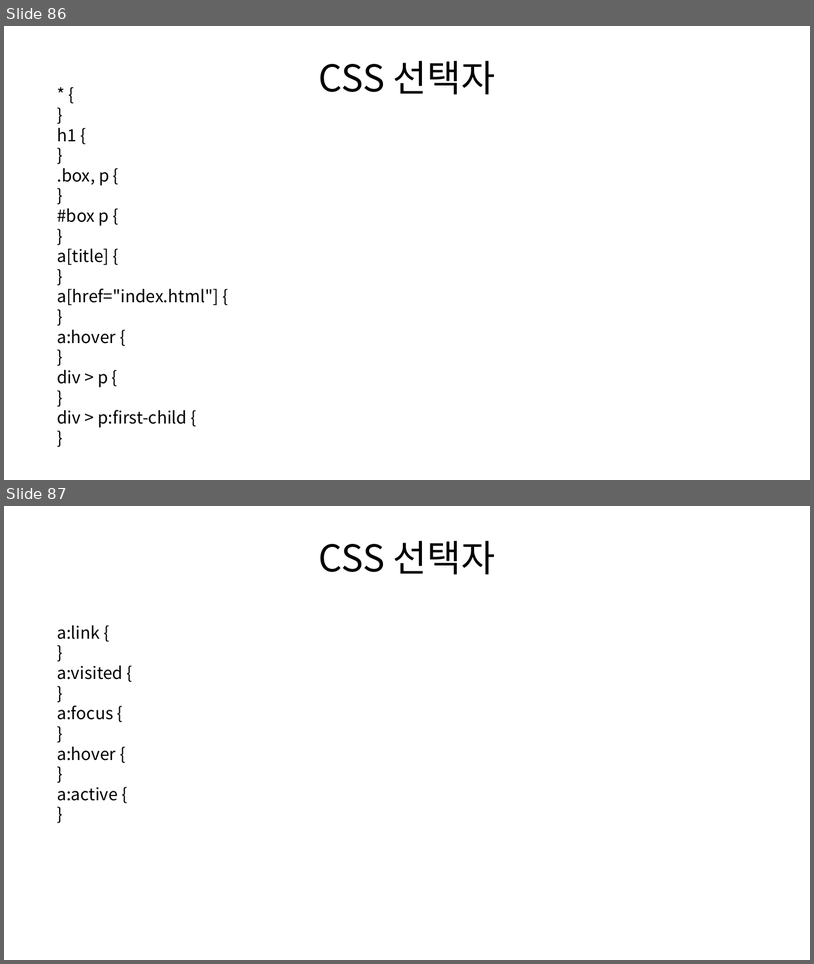
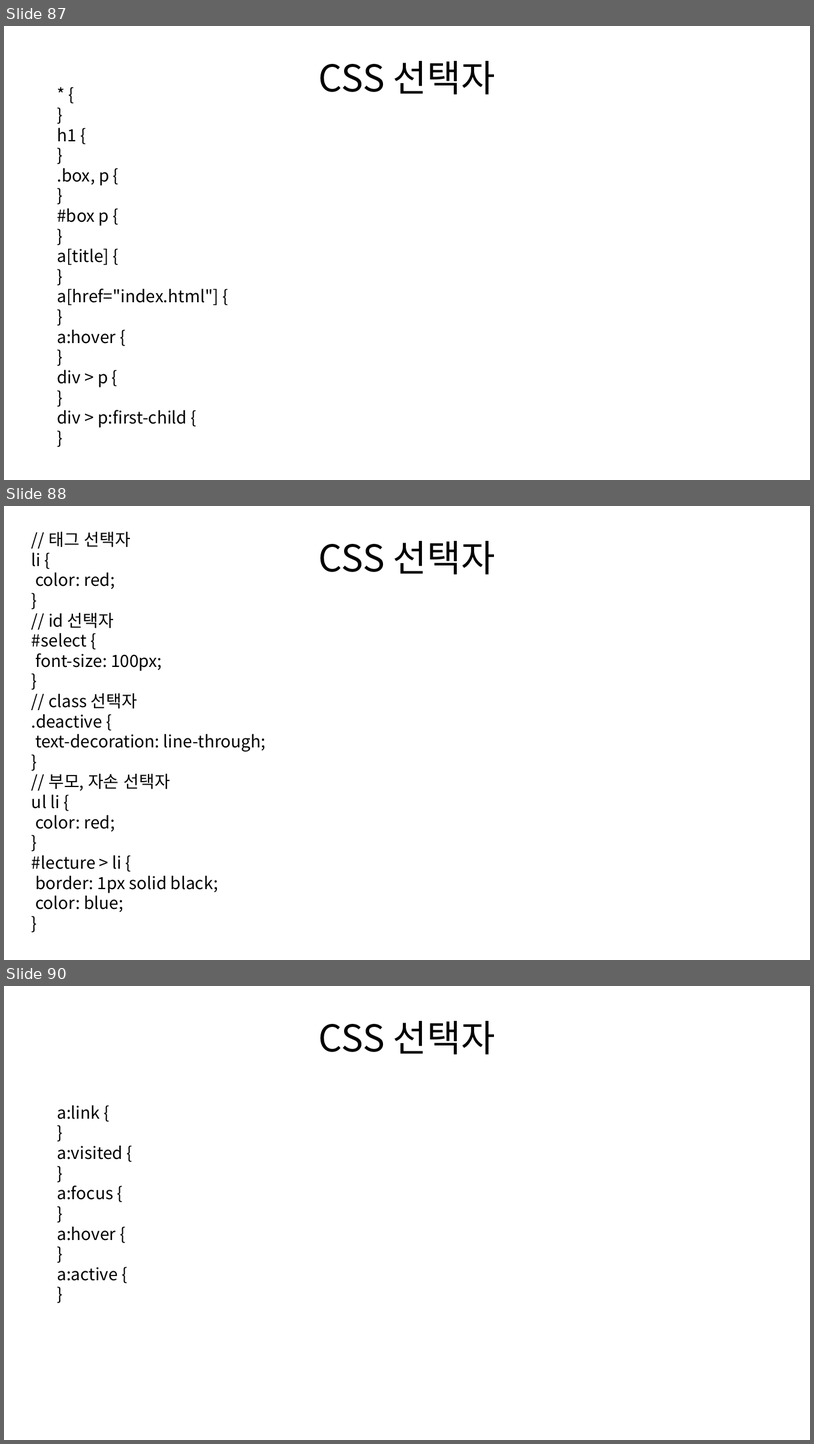
Before and after one commit to MainFe/mainfe.github.io, a slide deck: ppt/web-design.pptx. Shown one above the other, each under a label of ours: slides 86 and 87 before the commit, slides 87, 88 and 90 after it; the slides between them are not shown. The pictures are 814x964 and 814x1444 pixels, drawn with LibreOffice and Linux fonts; fonts in the diff are those of the drawing. Boxes give left, top, right and bottom in pixels: in the first picture for what was removed or moved away, otherwise in the second. Text is boxed around its words. In the diff, an @@ line names an element or a change of style, - is before the commit and + after.

Commit message:
ppt update

```diff
--- a/ppt/web-design.pptx
+++ b/ppt/web-design.pptx
@@ slide 88 added at bbox=[4, 506, 810, 960], background #FFFFFF @@
@@ text added at bbox=[32, 531, 266, 912], 20 pt, text #000000 @@
+// 태그 선택자
+li {
+color: red;
+}
+// id 선택자
+#select {
+font-size: 100px;
+}
+// class 선택자
+.deactive {
+text-decoration: line-through;
+}
+// 부모, 자손 선택자
+ul li {
+color: red;
+}
+#lecture > li {
+border: 1px solid black;
+color: blue;
+}
@@ text added at bbox=[319, 541, 495, 574], 44 pt, text #000000 @@
+CSS 선택자
@@ what was slide 86 is now slide 87 @@
@@ what was slide 87 is now slide 90 @@
```
Also in this commit, not shown: 2 other slides added, 1 other file.
